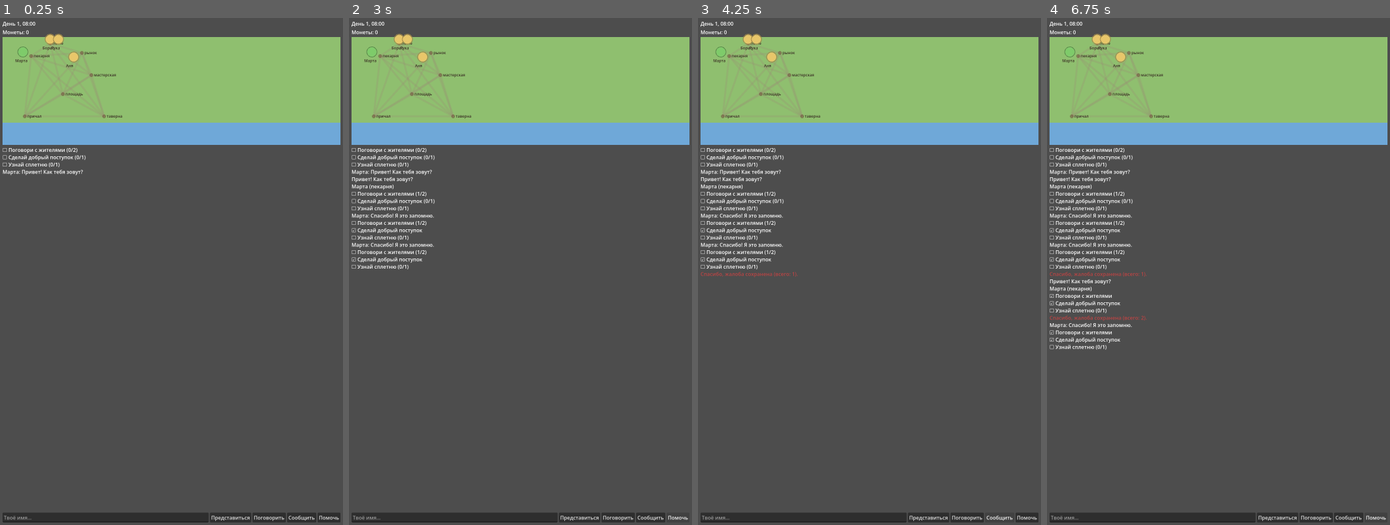
Above: before the commit, frames 1-4 (left to right).
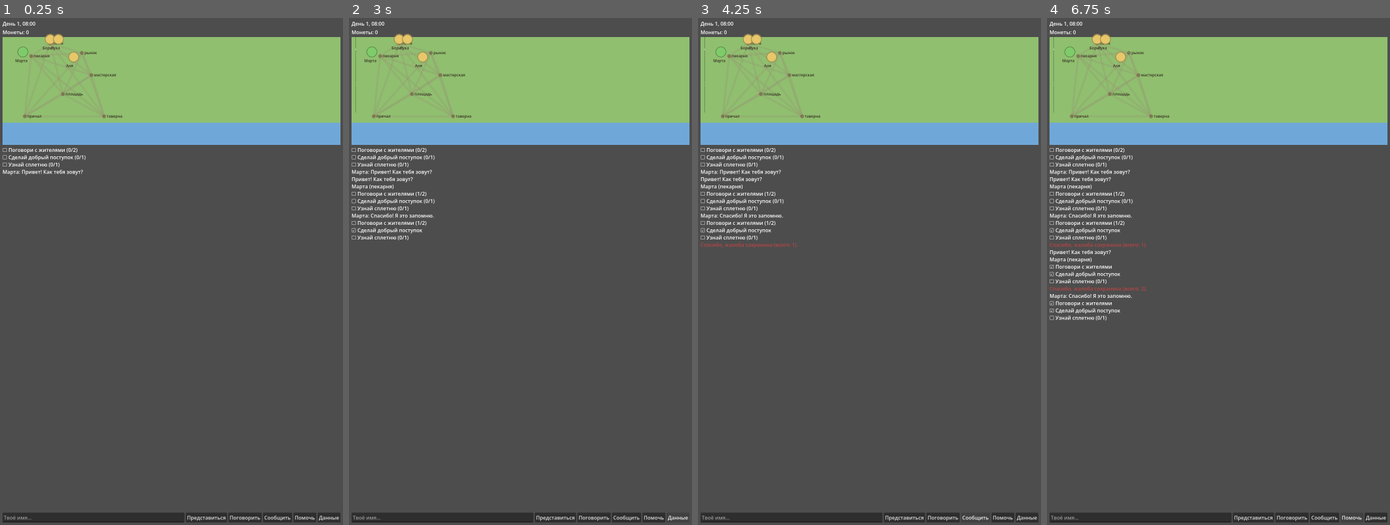
Above: after the commit, the same moments.

Repository: maxxxxx55555/cozy-town-ai
Game: Godot game, scene res://scenes/main.tscn
Two runs of this game, one before a commit and one after it. Both use one fixed random seed, a clock stepped at 60 frames per second and the inputs below.
Inputs (mouse positions are in pixels of both pictures, inside the frame that each line leads up to):
- Up to frame 1 (0.25 s): no input
- Up to frame 2 (3 s): click "Представиться" at 0.5 s; click "Поговорить" at 1.25 s; click "Помочь" at 2 s; click (678, 519) at 2.75 s, where only the run after the commit has a clickable "Данные"
- Up to frame 3 (4.25 s): click "Сообщить" at 3.5 s
- Up to frame 4 (6.75 s): click "Представиться" at 4.25 s; click "Поговорить" at 5 s; click "Сообщить" at 5.75 s; click "Помочь" at 6.5 s

The runs differ from the first frame. In frame 1, 0.2% of the frame differs, in the area x 53-99%, y 97-100%; in frame 2, 0.6%; in frame 3, 0.8%; in frame 4, 1.9%, in the area x 0-99%, y 3-100%.

Commit message:
wave8: offline-generated SFX, in-app data/privacy panel + PRIVACY.md (70 unit + 18 integration green)

Diff:
--- a/scripts/game.gd
+++ b/scripts/game.gd
@@ -19,6 +19,8 @@
 var town_map: TownMap
 var coins_label: Label
 var help_button: Button
+var privacy_button: Button
+var sfx := {}
 var time_label: Label
 var name_input: LineEdit
 var name_button: Button
@@ -26,6 +28,7 @@
 var report_button: Button
 
 func _ready() -> void:
+	_init_audio()
 	_build_ui()
 	_spawn_town()
 	town_map.npcs = npcs
@@ -103,6 +106,41 @@
 	help_button.text = "Помочь"
 	help_button.pressed.connect(_on_help)
 	hb.add_child(help_button)
+	privacy_button = Button.new()
+	privacy_button.name = "PrivacyButton"
+	privacy_button.text = "Данные"
+	privacy_button.pressed.connect(_on_privacy)
+	hb.add_child(privacy_button)
+
+const SFX_PATHS := {
+	"click": "res://assets/sfx/click.wav",
+	"coin": "res://assets/sfx/coin.wav",
+	"success": "res://assets/sfx/success.wav",
+}
+
+func _init_audio() -> void:
+	for key in SFX_PATHS.keys():
+		var p := AudioStreamPlayer.new()
+		p.name = key
+		p.stream = load(SFX_PATHS[key])
+		add_child(p)
+		sfx[key] = p
+
+func _play(key: String) -> void:
+	if sfx.has(key):
+		sfx[key].play()
+
+func _on_privacy() -> void:
+	_play("click")
+	var panel := PanelContainer.new()
+	panel.name = "PrivacyPanel"
+	var lbl := RichTextLabel.new()
+	lbl.bbcode_enabled = true
+	lbl.custom_minimum_size = Vector2(0, 240)
+	lbl.text = "[b]О данных и памяти NPC[/b]\n• Всё хранится только на твоём устройстве.\n• Приложение не требует интернет и не передаёт данные.\n• Память NPC: твои поступки и разговоры, до 10 событий краткосрочно + важные надолго.\n• Удали приложение — удалятся все сохранения.\n• Вопросы: кнопка «Сообщить»."
+	panel.add_child(lbl)
+	add_child(panel)
+	panel.position = Vector2(20, 60)
 
 func _spawn_town() -> void:
 	var marta := NPC.new()
@@ -149,6 +187,7 @@
 		npc.memory.player_name = n
 		npc.memory.add_event("познакомился(ась) с игроком " + n, 8, clock.day, true)
 	_log("Марта: Запомню, %s! Заходи в гости." % n)
+	_play("click")
 	_save()
 
 func _on_talk() -> void:
@@ -159,6 +198,7 @@
 	_log(DialogueComposer.compose(npc, clock.day, clock.hour()))
 	_log("%s (%s)" % [npc.identity.npc_name, spot["place"]])
 	ritual.record("talk")
+	_play("click")
 	var others := _others_at(npc, spot["place"])
 	if others.size() > 0:
 		var other: NPC = others[0]
@@ -174,6 +214,7 @@
 	var npc := _npc_at_hour(clock.hour())
 	_log("%s: %s" % [npc.identity.npc_name, npc.react_to_action("помог по хозяйству", 5, clock.day)])
 	ritual.record("kind")
+	_play("click")
 	_after_event()
 
 func _after_event() -> void:
@@ -182,6 +223,8 @@
 	if reward > 0:
 		coins += reward
 		_log("[b]Цели дня выполнены! +%d монет[/b]" % reward)
+		_play("coin")
+		_play("success")
 		_save()
 	_update_coins()
 
--- a/tests/test_integration.gd
+++ b/tests/test_integration.gd
@@ -68,6 +68,19 @@
 	game2.find_child("ReportButton", true, false).emit_signal("pressed")
 	check(ReportService.count() >= 1, "report button stores report")
 
+	# In-app privacy / data info (wave 8)
+	game.find_child("PrivacyButton", true, false).emit_signal("pressed")
+	var priv = game.find_child("PrivacyPanel", true, false)
+	check(priv != null, "privacy panel opens")
+	var priv_text := (priv.get_child(0) as RichTextLabel).get_parsed_text() if priv else ""
+	check(priv_text.contains("устройстве") and priv_text.contains("Память NPC"), "privacy panel explains local npc memory")
+
+	# Audio (wave 8)
+	check(game.sfx.size() == 3, "sfx players initialized")
+	check(game.find_child("coin", true, false) != null, "coin sfx player exists")
+	var coin_stream = (game.find_child("coin", true, false) as AudioStreamPlayer).stream
+	check(coin_stream != null, "coin sfx stream loaded")
+
 	game.queue_free()
 	game2.queue_free()
 	await process_frame
Not shown, added: assets/sfx/click.wav.import
Not shown, added: assets/sfx/coin.wav.import
Not shown, added: assets/sfx/success.wav.import
Binary file changed: assets/store/real_1_intro.png
Binary file changed: assets/store/real_2_first_name.png
Binary file changed: assets/store/real_3_memory.png
Binary file changed: assets/store/real_4_recall.png
Binary file changed: assets/store/real_5_gossip.png
Binary file changed: assets/store/real_6_evening.png
Not shown, added: assets/sfx/click.wav
Not shown, added: assets/sfx/coin.wav
Not shown, added: assets/sfx/success.wav
(and 3 more such lines)
